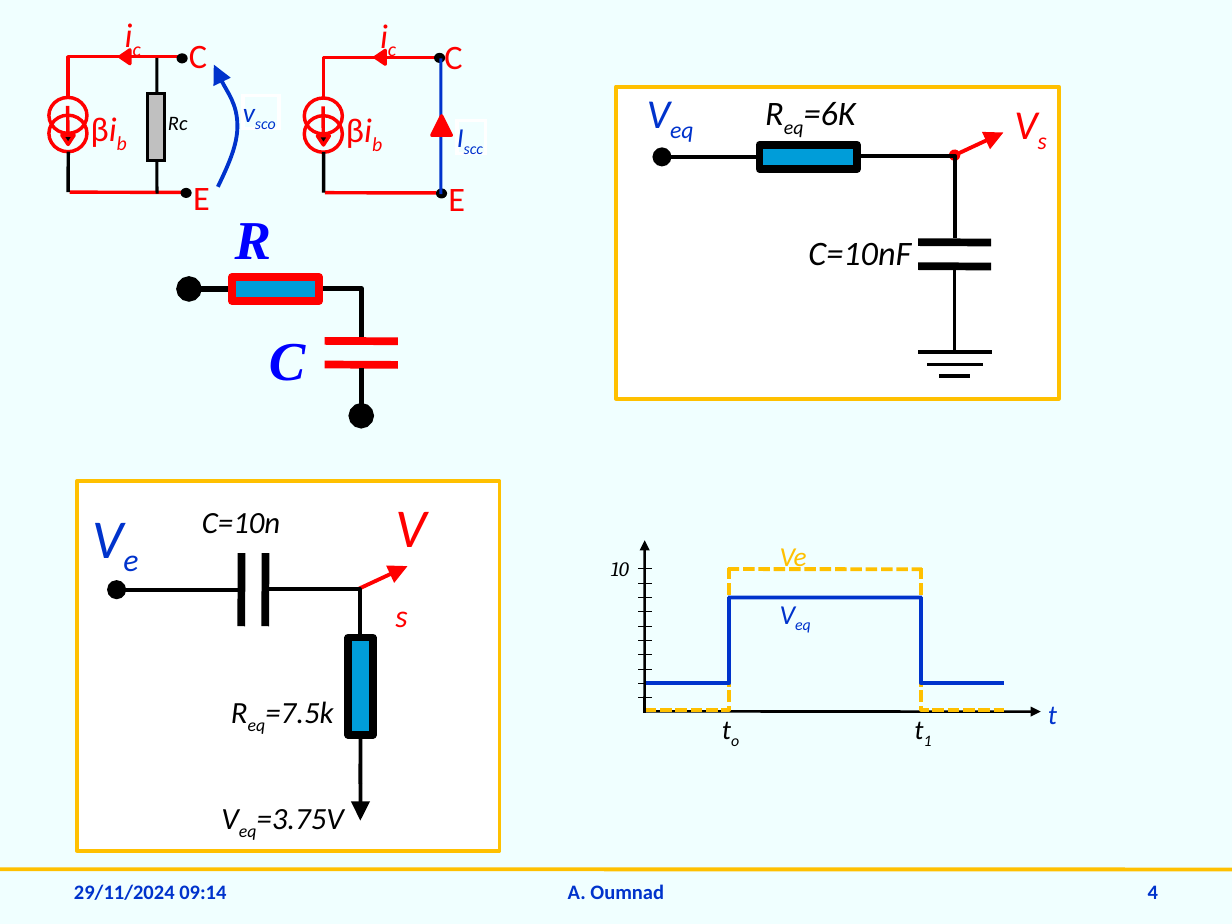
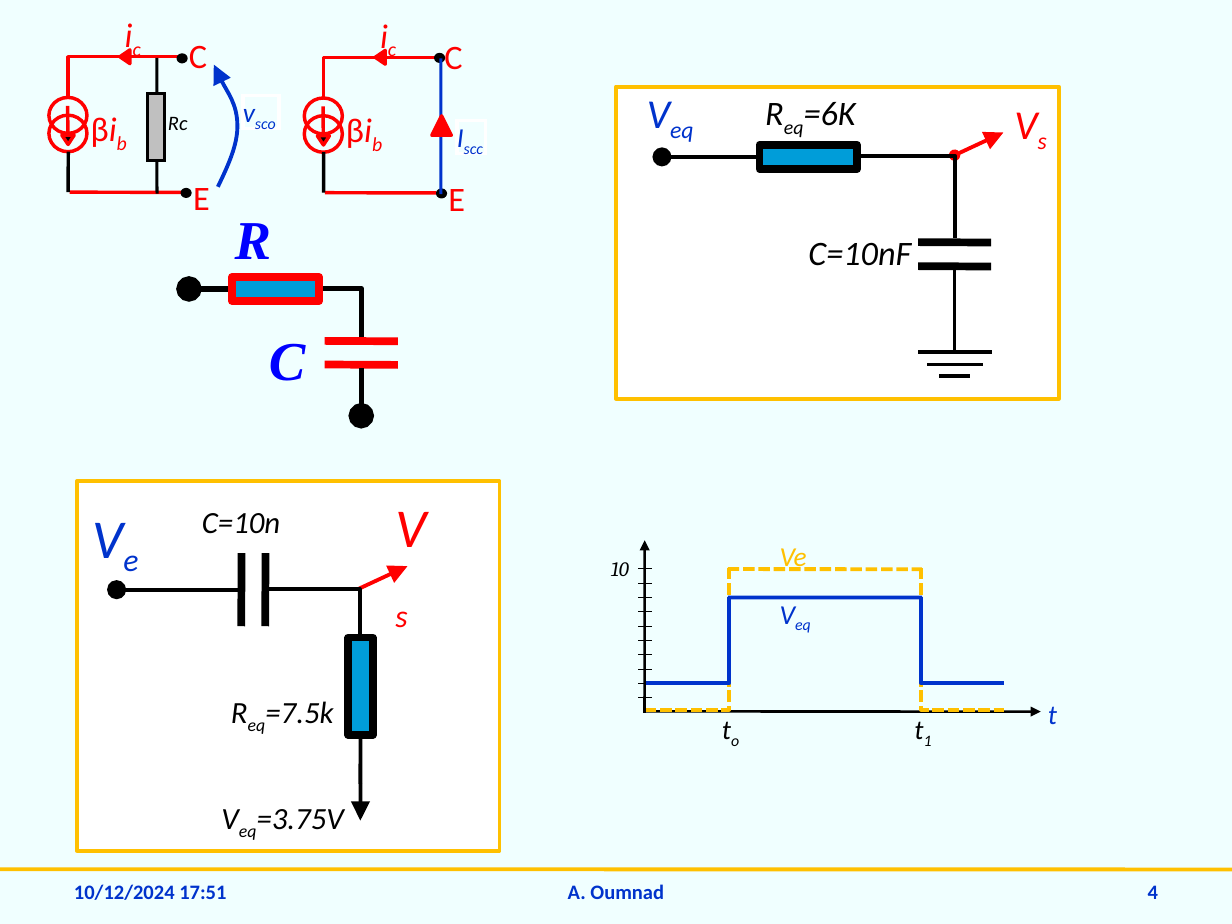
Before and after one commit to aoumnad/tutos, a slide deck: slide 4 of ELECTRONIQUE/IMAGES/Schemas.pptx. Drawn at 1232x924 pixels with LibreOffice and Linux fonts; fonts in the diff are those of the drawing. Boxes give left, top, right and bottom in pixels: in the first picture for what was removed or moved away, otherwise in the second. Text is boxed around its words. In the diff, an @@ line names an element or a change of style, - is before the commit and + after.

```diff
--- a/ELECTRONIQUE/IMAGES/Schemas.pptx
+++ b/ELECTRONIQUE/IMAGES/Schemas.pptx
@@ text at [74,884,226,900]: text changed @@
-29/11/2024 09:14
+10/12/2024 17:51
```
Also in this commit, not shown: 3 other slides changed, 49 other files.
